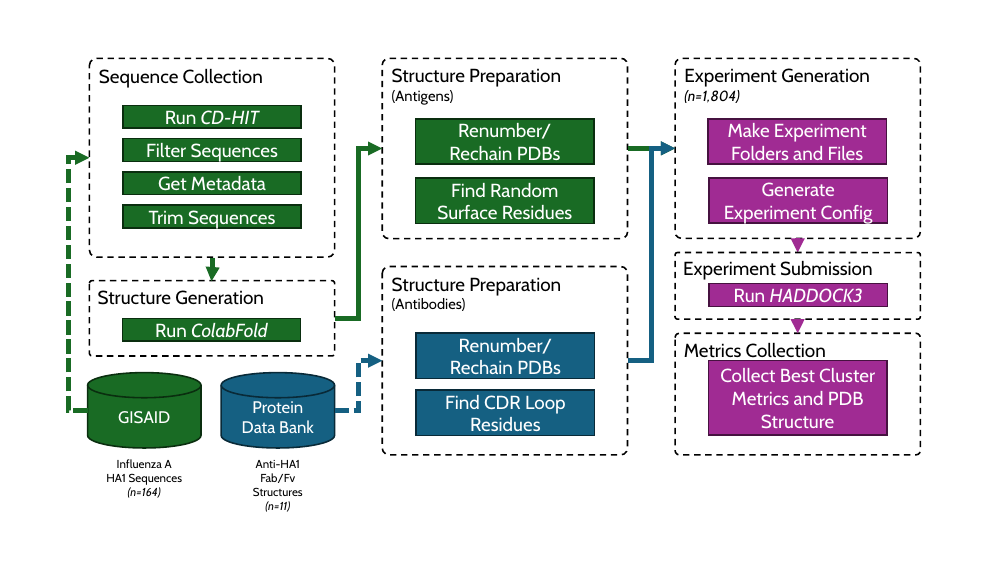
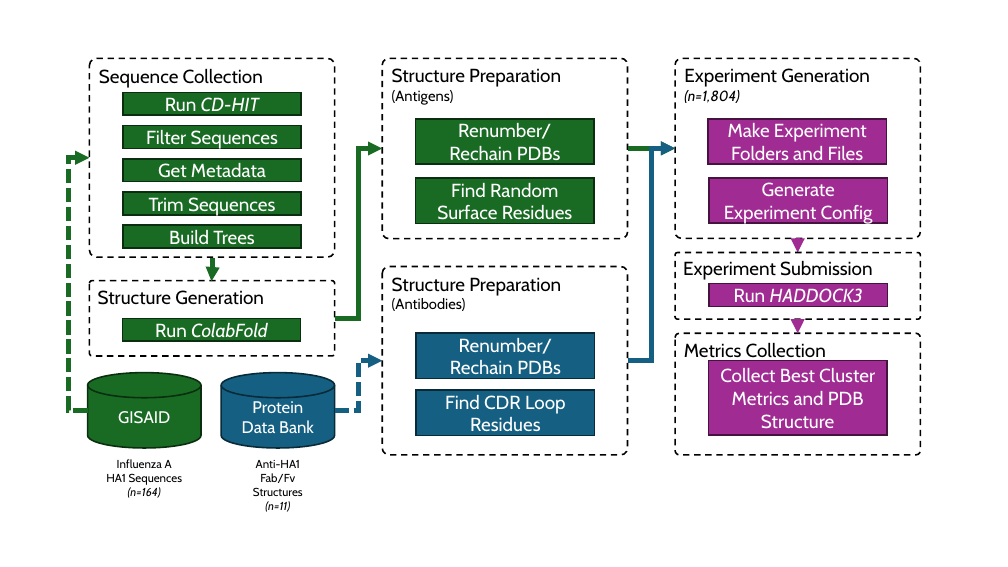
Before and after one commit to colbyford/Influenza_H5-Antibody_Predictions, a slide deck: slide 1 of figures/Workflow.pptx. Drawn at 1008x567 pixels with LibreOffice and Linux fonts; fonts in the diff are those of the drawing. Boxes give left, top, right and bottom in pixels: in the first picture for what was removed or moved away, otherwise in the second. Text is boxed around its words. In the diff, an @@ line names an element or a change of style, - is before the commit and + after.

```diff
--- a/figures/Workflow.pptx
+++ b/figures/Workflow.pptx
@@ rectangle "Filter Sequences": place and size @@
-rectangle "Filter Sequences" at (123,138,302,161)
+rectangle "Filter Sequences" at (123,126,302,148)
@@ 3 rectangles: place and size @@
-3 rectangles at (123,105,302,228)
+3 rectangles at (123,92,302,215)
@@ rectangle added at (123,225,302,248), fill #196B24, outline #0B2F10 1.5 pt, 18 pt, text #FFFFFF @@
+Build Trees
```
